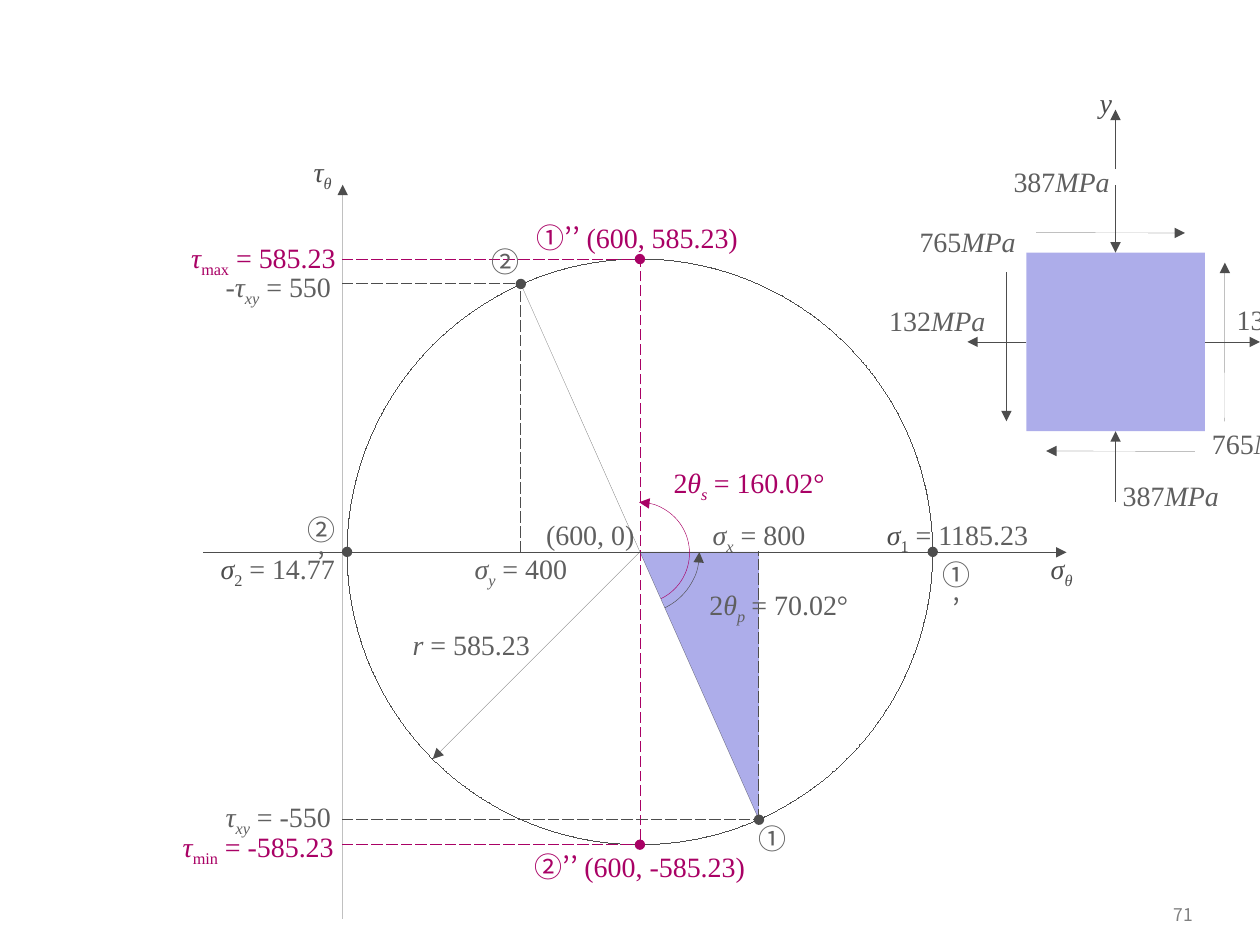
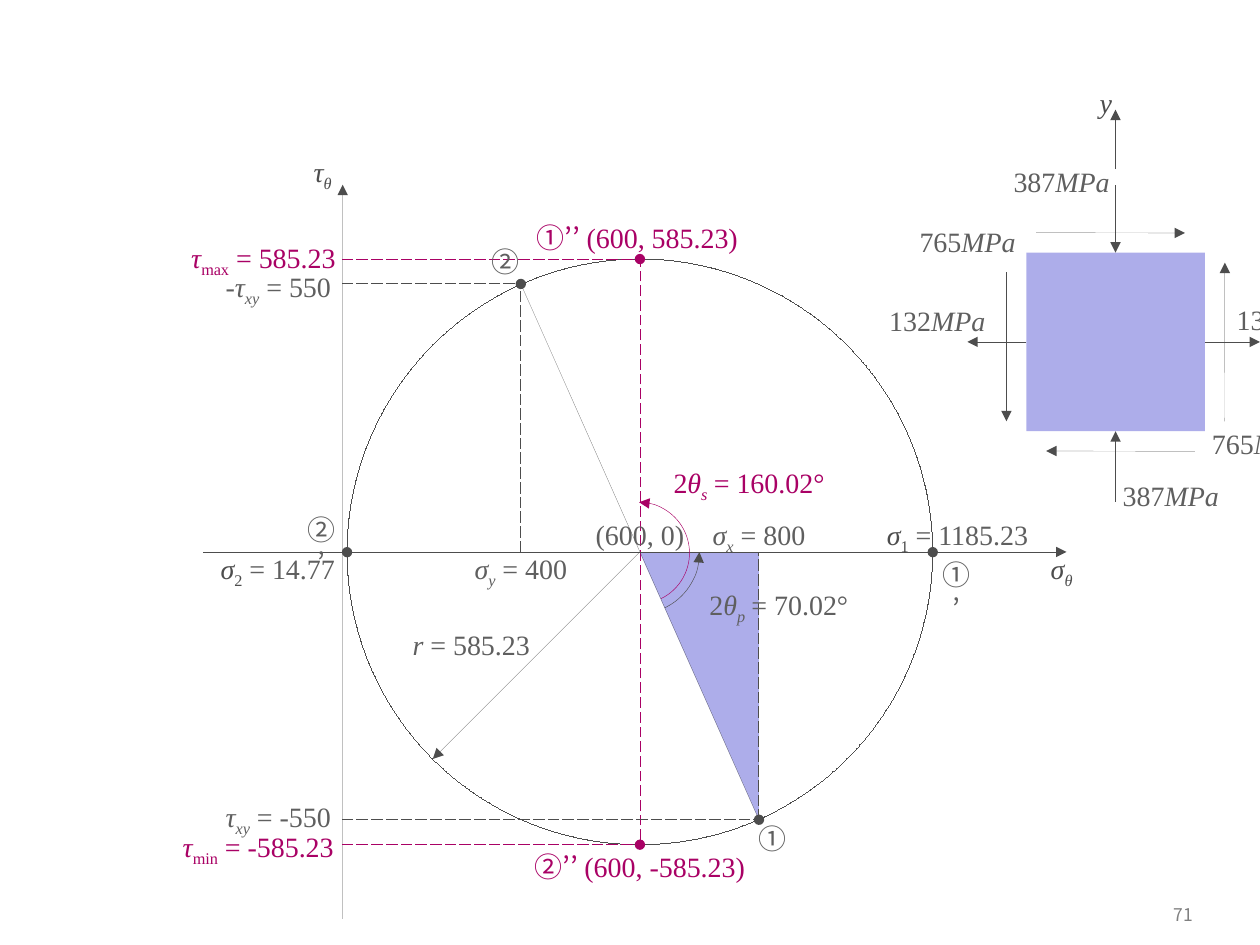
Before and after one commit to ironbell87/structural_mechanics_II, a slide deck: slide 71 of figures.pptx. Drawn at 1260x945 pixels with LibreOffice and Linux fonts; fonts in the diff are those of the drawing. Boxes give left, top, right and bottom in pixels: in the first picture for what was removed or moved away, otherwise in the second. Text is boxed around its words. In the diff, an @@ line names an element or a change of style, - is before the commit and + after.

```diff
--- a/figures.pptx
+++ b/figures.pptx
@@ text "(600, 0)" moved from (x1=546, y1=524, x2=634, y2=551) to (x1=596, y1=524, x2=684, y2=551) @@
```
Also in this commit, not shown: 3 other slides changed, 13 other files.
